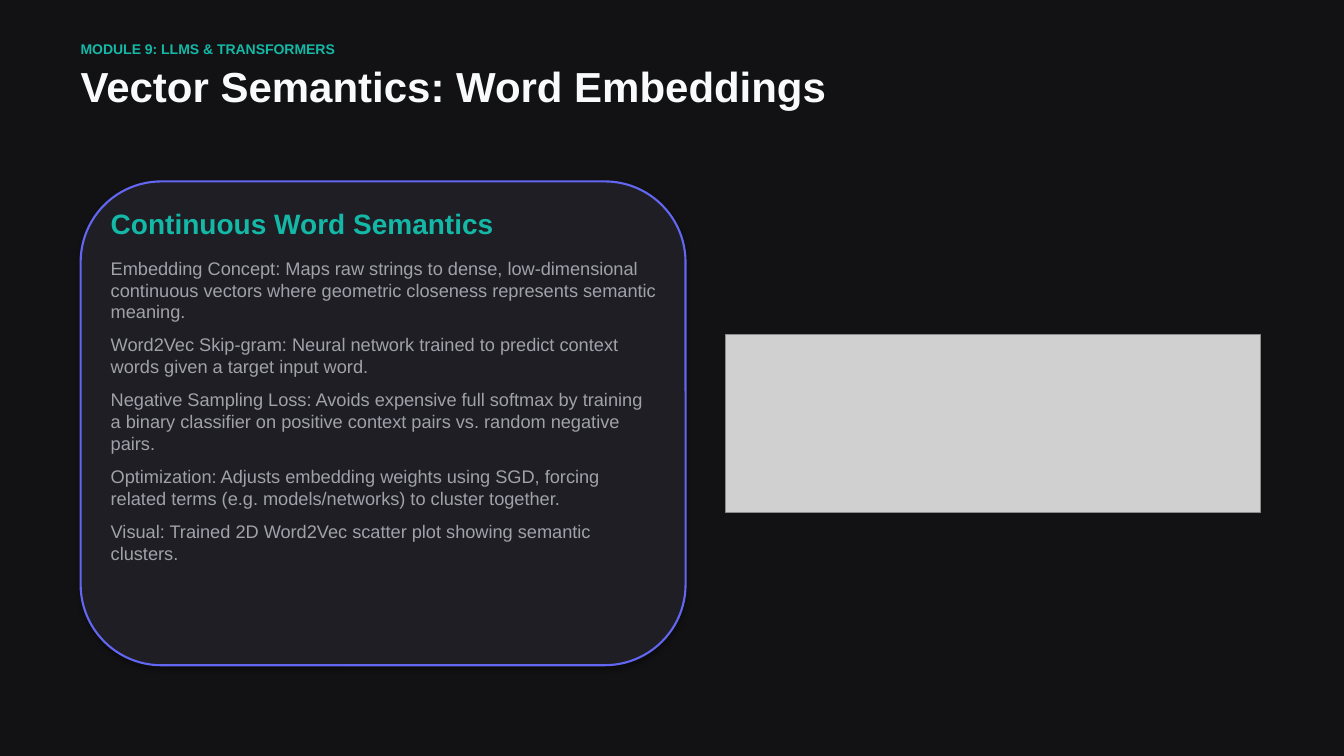
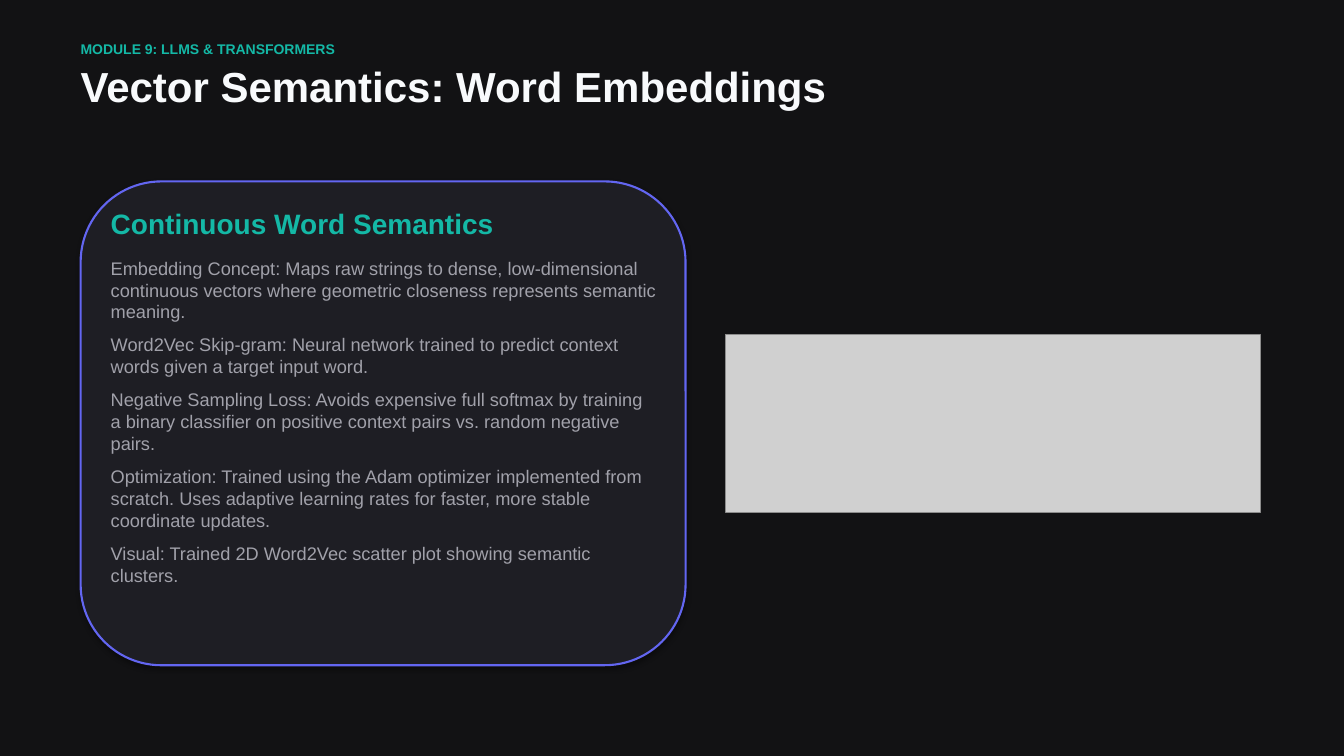
Before and after one commit to vdonthireddy/ai-course, a slide deck: slide 13 of machine_learning_fundamentals.pptx. Drawn at 1344x756 pixels with LibreOffice and Linux fonts; fonts in the diff are those of the drawing; grey boxes stand for pictures. Boxes give left, top, right and bottom in pixels: in the first picture for what was removed or moved away, otherwise in the second. Text is boxed around its words. In the diff, an @@ line names an element or a change of style, - is before the commit and + after.

Commit message:
feat: implement Adam optimizer from scratch in Word2Vec, update documentation, and slide deck

```diff
--- a/machine_learning_fundamentals.pptx
+++ b/machine_learning_fundamentals.pptx
@@ text at box(111, 470, 641, 531): text changed @@
-Optimization: Adjusts embedding weights using SGD, forcing related terms (e.g. models/networks) to cluster together.
+Optimization: Trained using the Adam optimizer implemented from scratch. Uses adaptive learning rates for faster, more stable coordinate updates.
```
Also in this commit, not shown: 1 other slide changed, 4 other files.
